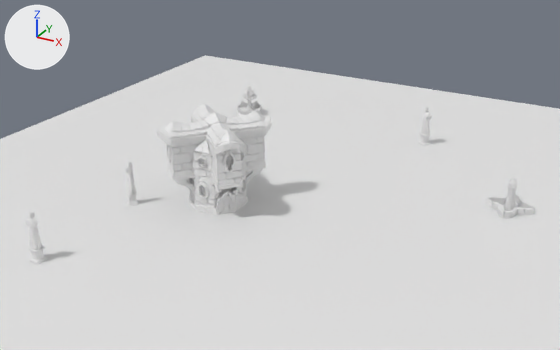
What one commit did to the glTF model public/assets/glb/levels/lv4.lava-level.glb.
Camera for both pictures: a 50 mm lens placed at (34.0, -59.0, 30.2), pointed at (4.0, -4.6, 3.0). The lights are fixed; the arrows at upper left show +X, +Y and +Z. Where no turn or scale is listed for an object, it has been applied to the vertices.

The first picture shows 'Plane', 'fontain_1.001', 'fontan_2.001', 'statue_1.001', 'statue_2.001', 'statue_2.002', 'tavern.001'.
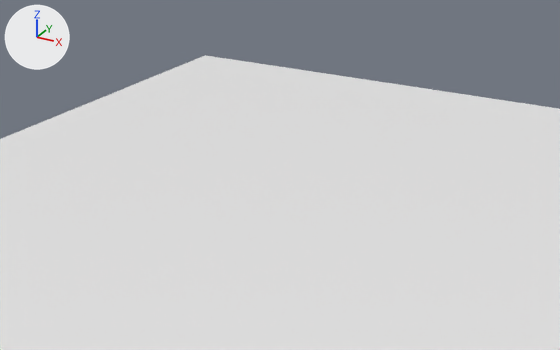
Where the change shows, as pixel boxes [x1, y1, x2, y2] in the pictures (560 x 350 px):
'tavern.001', deleted: before [157, 104, 272, 215]
'fontan_2.001', deleted: before [485, 178, 535, 219]
'statue_2.002', deleted: before [25, 211, 47, 264]
'fontain_1.001', deleted: before [237, 84, 262, 117]
'statue_1.001', deleted: before [125, 162, 139, 206]
'statue_2.001', deleted: before [418, 107, 432, 146]

What changed in the scene script:
```text
Remove ob_fontain_1_001:
    ob_fontain_1_001 = bpy.data.objects.new('fontain_1.001', me_mesh_100)
    ob_fontain_1_001.location = (-10.78, 15.04, 0.0)
Remove ob_fontan_2_001:
    ob_fontan_2_001 = bpy.data.objects.new('fontan_2.001', me_mesh_099)
    ob_fontan_2_001.location = (22.12, 4.14, 0.0)
Remove ob_statue_1_001:
    ob_statue_1_001 = bpy.data.objects.new('statue_1.001', me_mesh_098)
    ob_statue_1_001.location = (-7.47, -10.79, 0.0)
Remove ob_statue_2_001:
    ob_statue_2_001 = bpy.data.objects.new('statue_2.001', me_mesh_097)
    ob_statue_2_001.location = (10.33, 15.68, 0.0)
Remove ob_statue_2_002:
    ob_statue_2_002 = bpy.data.objects.new('statue_2.002', me_mesh_101)
    ob_statue_2_002.location = (-7.53, -22.19, 0.0)
Remove ob_tavern_001:
    ob_tavern_001 = bpy.data.objects.new('tavern.001', me_mesh_094)
    ob_tavern_001.location = (-1.0, -6.61, 0.0)
```
